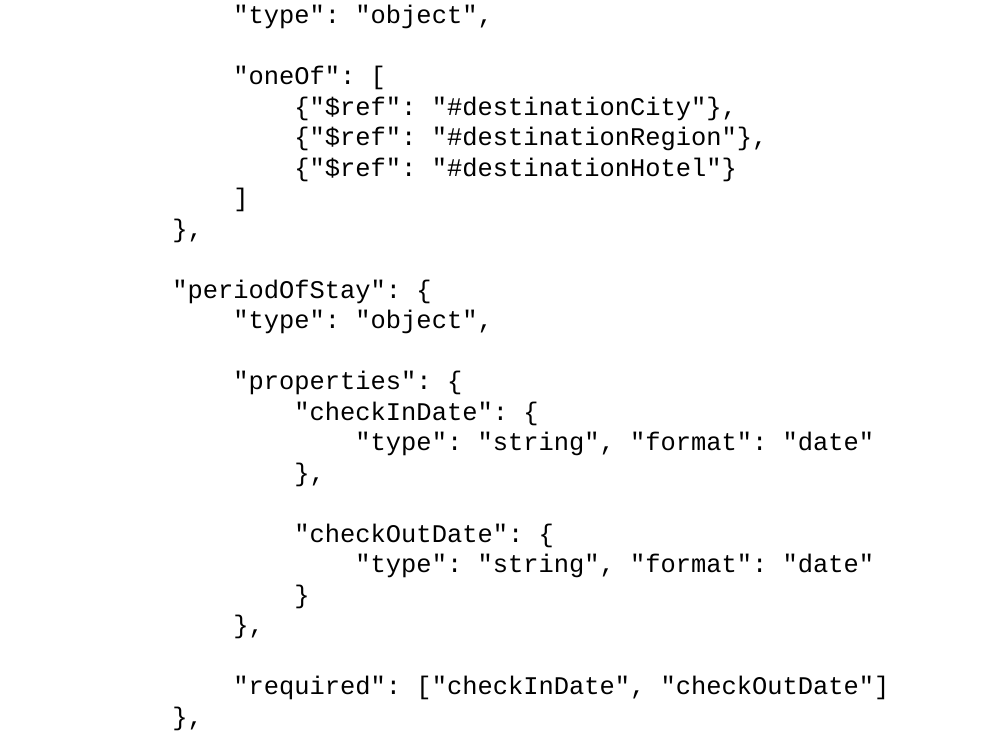
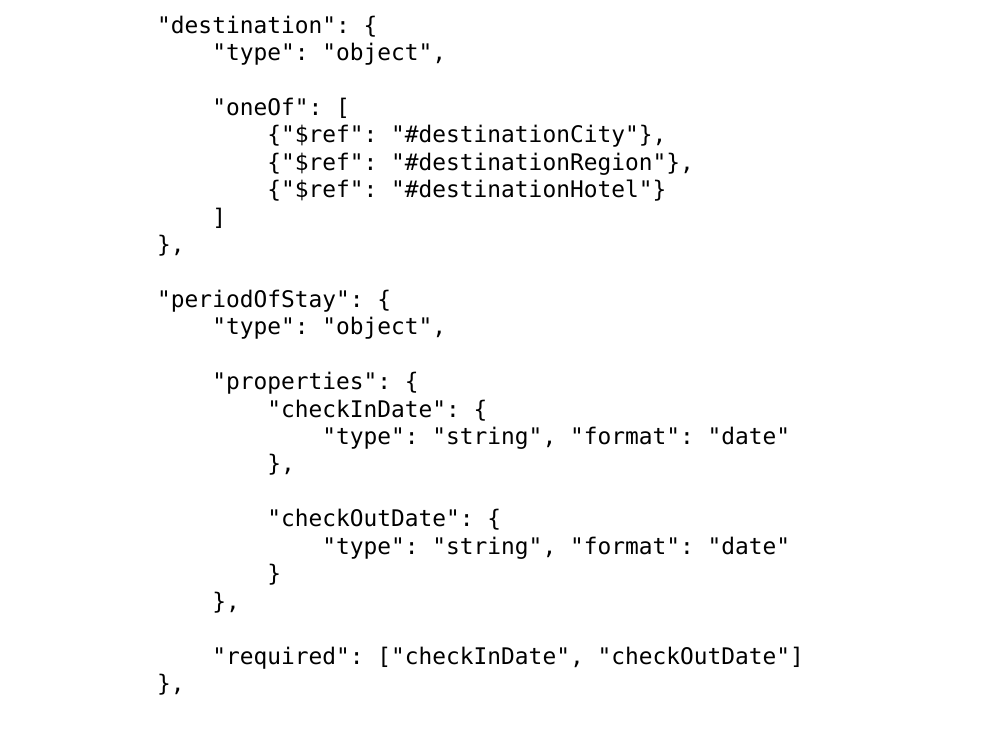
Before and after one commit to ikr/json-schema-for-http-apis, a slide deck: slide 11 of slides.odp (slide 10 before the commit). Drawn at 1008x756 pixels with LibreOffice and Linux fonts; fonts in the diff are those of the drawing. Boxes give left, top, right and bottom in pixels: in the first picture for what was removed or moved away, otherwise in the second. Text is boxed around its words. In the diff, an @@ line names an element or a change of style, - is before the commit and + after.

```diff
--- a/slides.odp
+++ b/slides.odp
@@ subtitle ""destination": {": place and size @@
-subtitle ""destination": {" at [172,5,890,700]
+subtitle ""destination": {" at [157,15,804,669]
@@ subtitle ""destination": {" at [157,15,804,669]: size 20 to 18 pt, font Courier New to DejaVu Sans Mono @@
```
Also in this commit, not shown: 3 other slides changed, 1 slide added.
